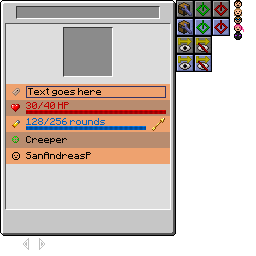
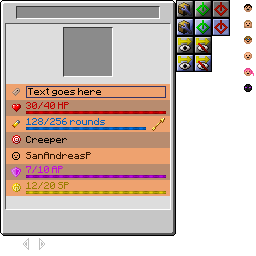
Revision of a layered 256x256 image; what changed, layer by layer:
added layer "Layer 24 copy 3" (vivid light, 50%) in group "buttons" over [195, 37, 211, 71]
painted on "range_hide_icon" over [198, 43, 208, 71]
added layer "Layer 24 copy 2" (vivid light, 50%) in group "buttons" over [177, 37, 193, 71]
painted on "deactivate_icon" over [214, 2, 228, 34]
added layer "Layer 24 copy" (vivid light, 50%) in group "buttons" over [195, 1, 211, 35]
painted on "activate_icon" over [196, 2, 210, 34]
added layer "Layer 24 copy 4" (vivid light, 50%) in group "buttons" over [177, 1, 193, 35]
painted on "dismantle_icon" over [181, 5, 192, 34]
painted on "icons" over [11, 0, 254, 192]
painted on "SanAndreasP" over [26, 152, 91, 159]
added layer "30/40 HP copy" in group "info" over [26, 166, 63, 173]
added layer "30/40 HP copy 2" in group "info" over [26, 182, 69, 189]
painted on "layouts" over [26, 110, 166, 194]
painted on "layouts_bg" over [6, 164, 170, 196]
